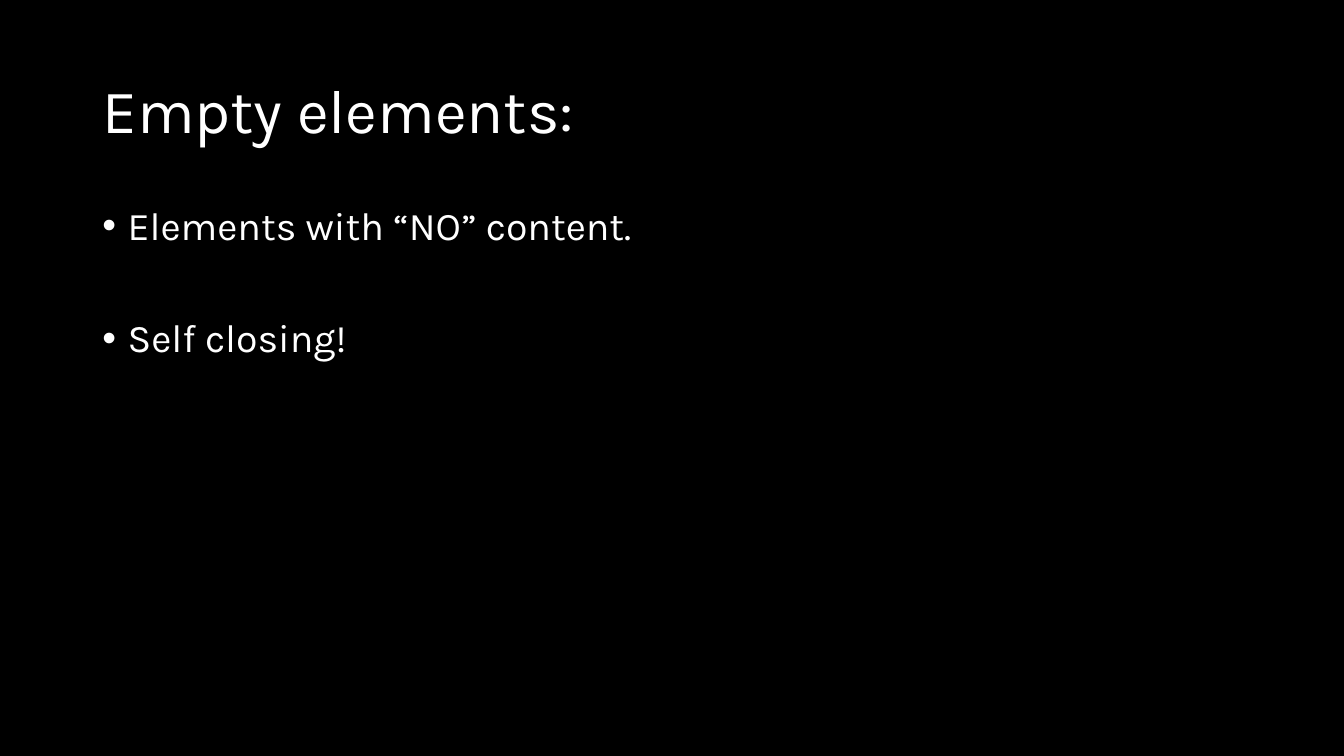
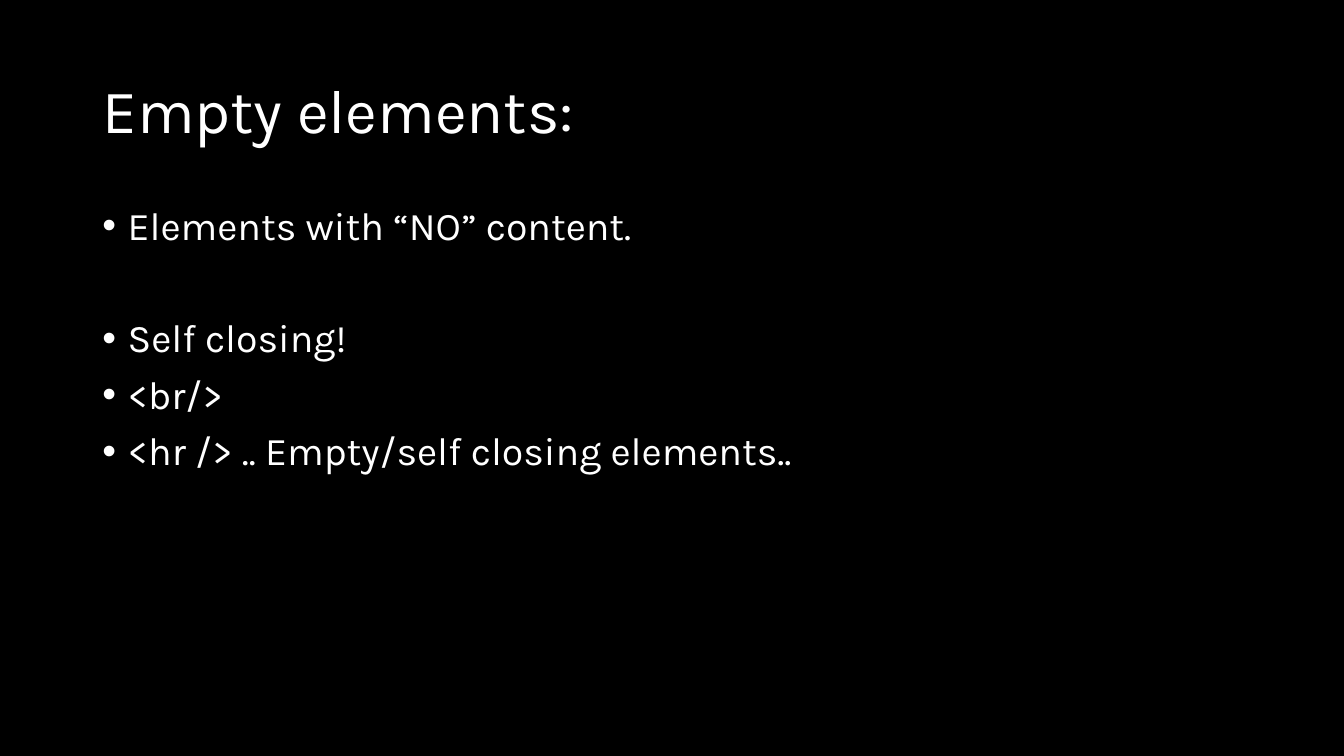
Before and after one commit to natiquekeyin/fall2024, a slide deck: slide 13 of FrontEnd/Week2/Week 2.pptx. Drawn at 1344x756 pixels with LibreOffice and Linux fonts; fonts in the diff are those of the drawing. Boxes give left, top, right and bottom in pixels: in the first picture for what was removed or moved away, otherwise in the second. Text is boxed around its words. In the diff, an @@ line names an element or a change of style, - is before the commit and + after.

```diff
--- a/FrontEnd/Week2/Week 2.pptx
+++ b/FrontEnd/Week2/Week 2.pptx
@@ text at bbox=[128, 380, 792, 475]: paragraphs added @@
+• <br/>
+• <hr /> .. Empty/self closing elements..
```
Also in this commit, not shown: 6 other slides changed, 1 slide added, 6 other files.
